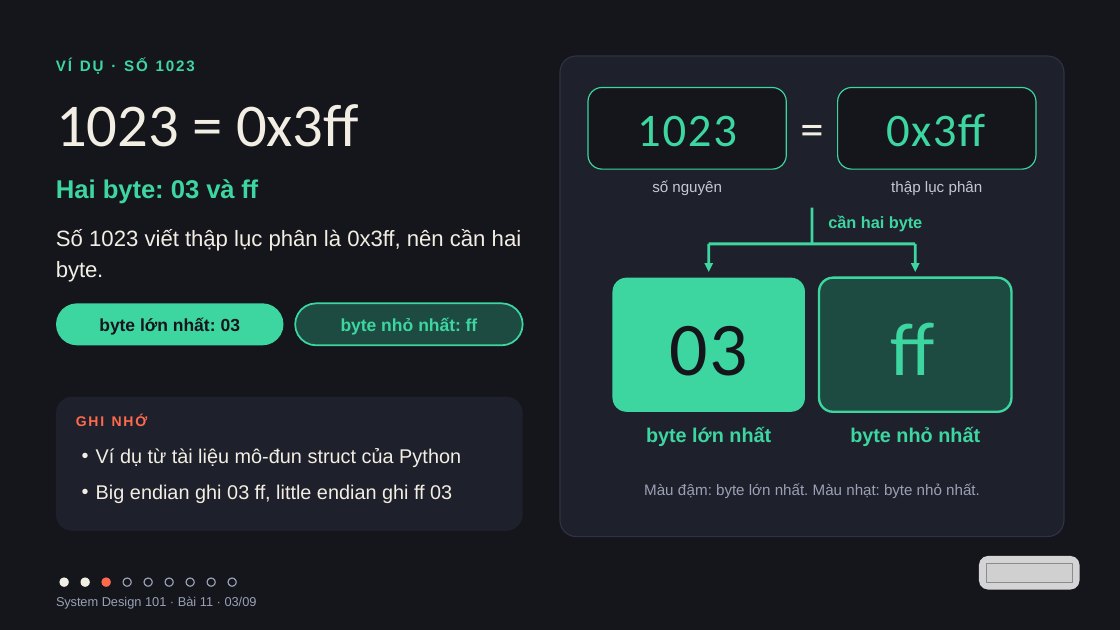
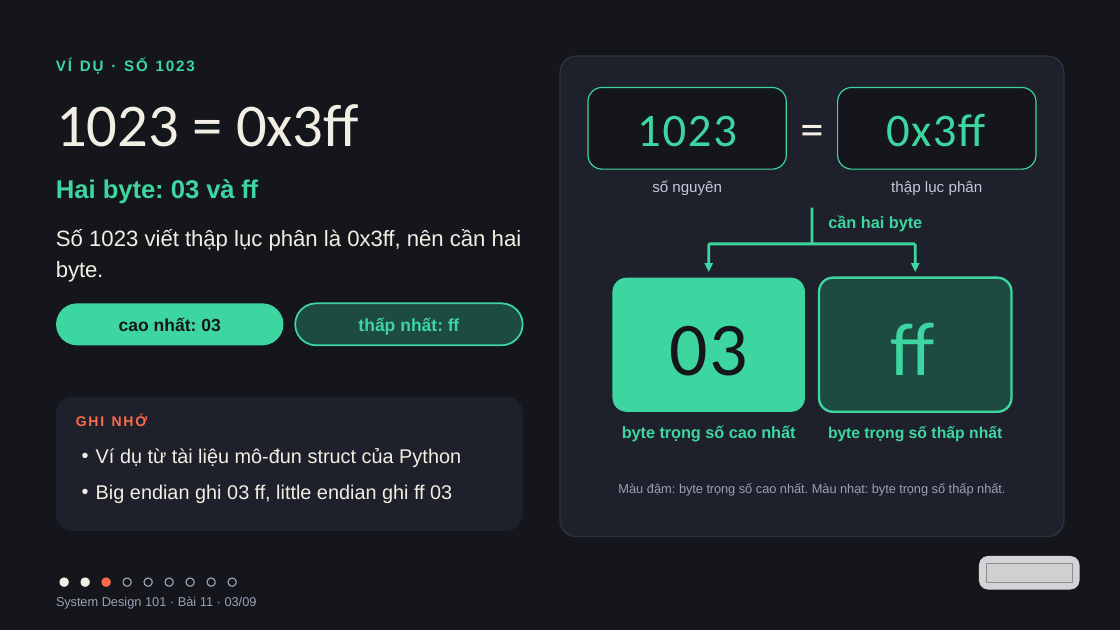
Before and after one commit to vohoailinh90/tool-marketing-studio, a slide deck: slide 3 of system-design-101/vi/lessons/sd-10-011/slides/sd-10-011.pptx. Drawn at 1120x630 pixels with LibreOffice and Linux fonts; fonts in the diff are those of the drawing; grey boxes stand for pictures. Boxes give left, top, right and bottom in pixels: in the first picture for what was removed or moved away, otherwise in the second. Text is boxed around its words. In the diff, an @@ line names an element or a change of style, - is before the commit and + after.

```diff
--- a/system-design-101/vi/lessons/sd-10-011/slides/sd-10-011.pptx
+++ b/system-design-101/vi/lessons/sd-10-011/slides/sd-10-011.pptx
@@ text in rounded rectangle at [119,317,220,331]: text changed @@
-byte lớn nhất: 03
+cao nhất: 03
@@ text in rounded rectangle at [358,317,459,335]: text changed @@
-byte nhỏ nhất: ff
+thấp nhất: ff
@@ text at [622,425,795,442]: text changed; size 25.5 to 21 pt @@
-byte lớn nhất
+byte trọng số cao nhất
@@ text at [828,426,1002,442]: text changed; size 25.5 to 20.2 pt @@
-byte nhỏ nhất
+byte trọng số thấp nhất
@@ text at [618,483,1005,496]: text changed; size 19.5 to 16.5 pt @@
-Màu đậm: byte lớn nhất. Màu nhạt: byte nhỏ nhất.
+Màu đậm: byte trọng số cao nhất. Màu nhạt: byte trọng số thấp nhất.
```
Also in this commit, not shown: 5 other slides changed, 3 other files.
